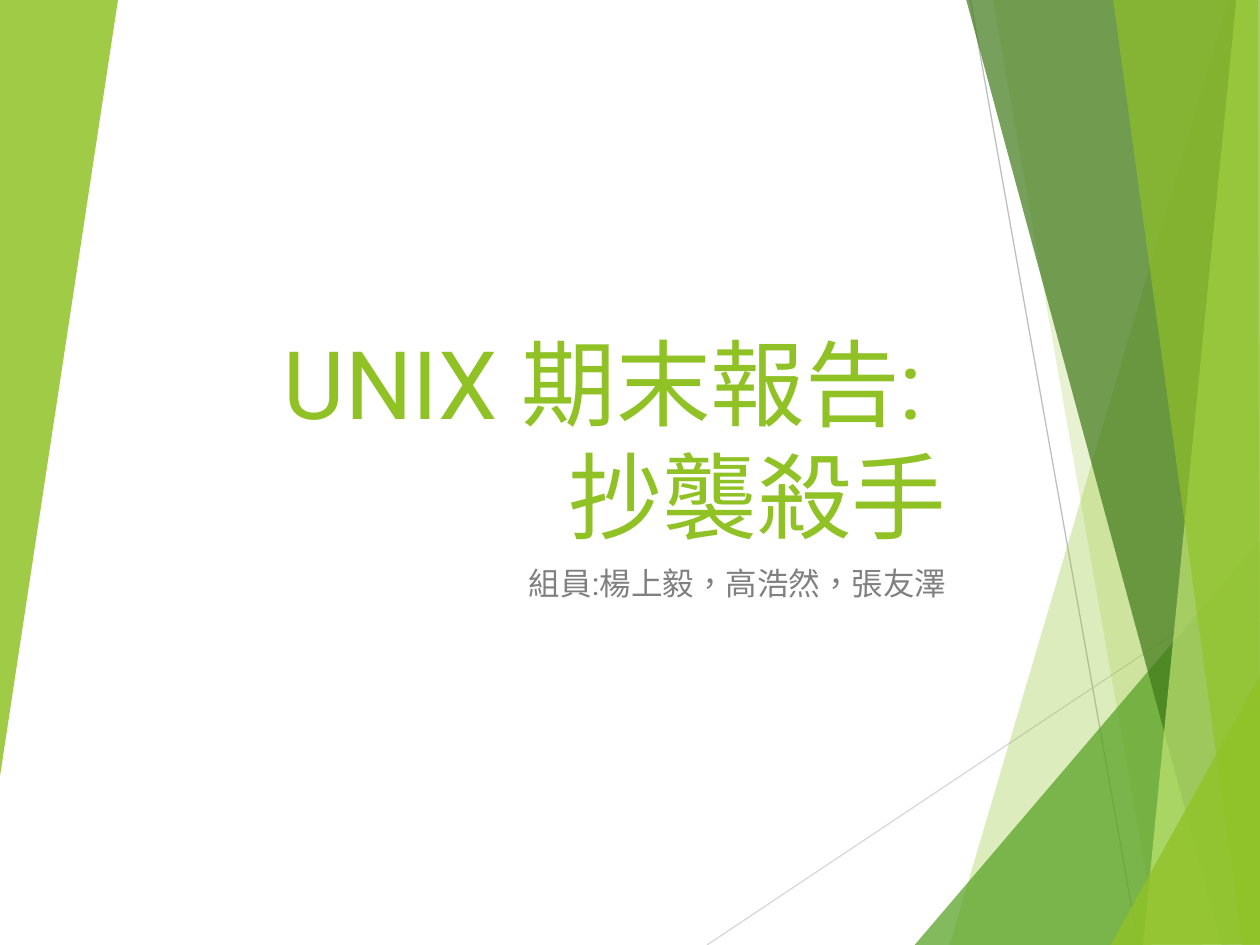
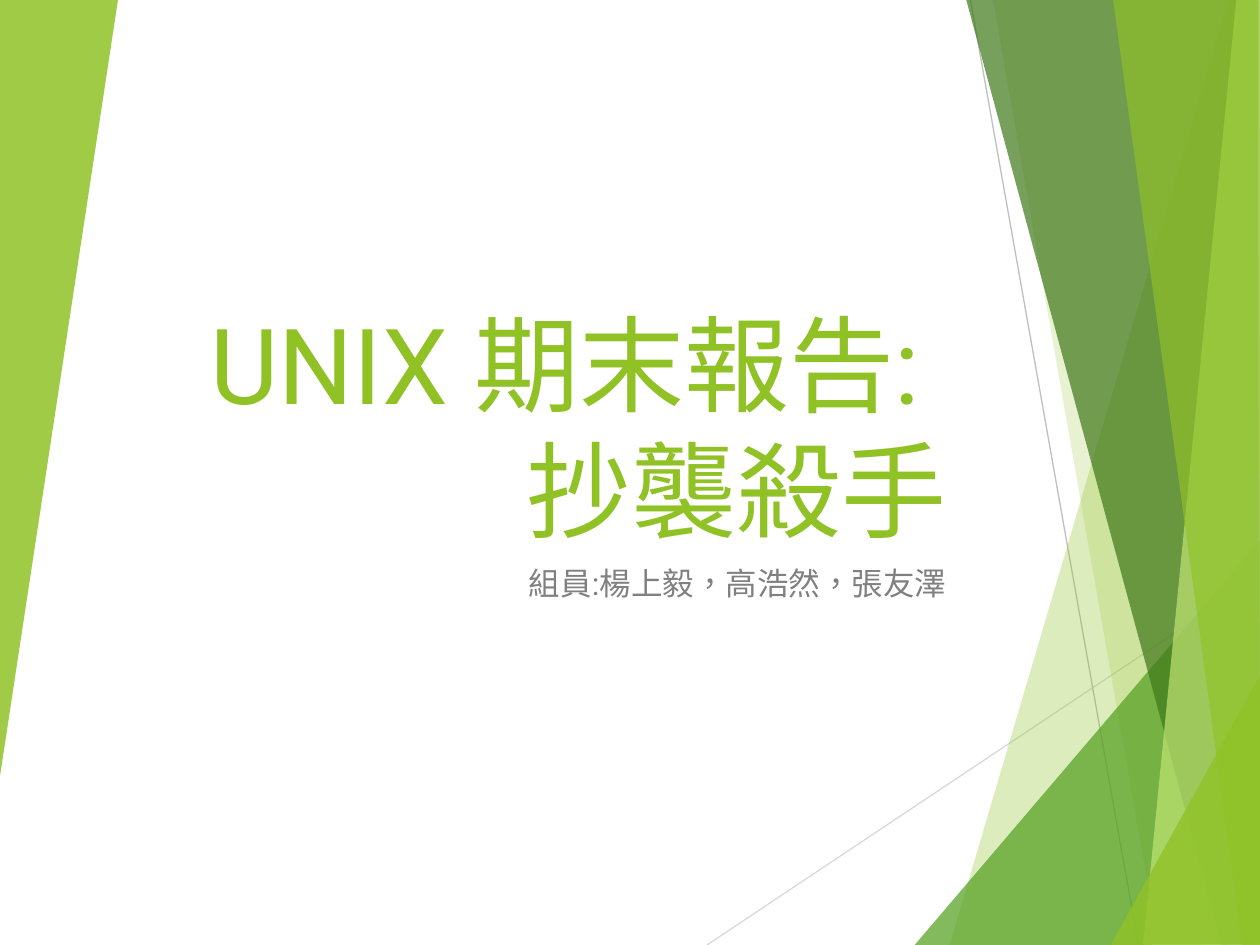
Before and after one commit to patrickkao88/UNIX, a slide deck: slide 1 of UNIX 期末報告最終版本v1.pptx. Drawn at 1260x945 pixels with LibreOffice and Linux fonts; fonts in the diff are those of the drawing. Boxes give left, top, right and bottom in pixels: in the first picture for what was removed or moved away, otherwise in the second. Text is boxed around its words. In the diff, an @@ line names an element or a change of style, - is before the commit and + after.

Commit message:
ppt v1

```diff
--- a/UNIX 期末報告最終版本v1.pptx
+++ b/UNIX 期末報告最終版本v1.pptx
@@ title "UNIX 期末報告: 抄襲殺手" at [210, 315, 946, 539]: size 54 to 60 pt @@
```
